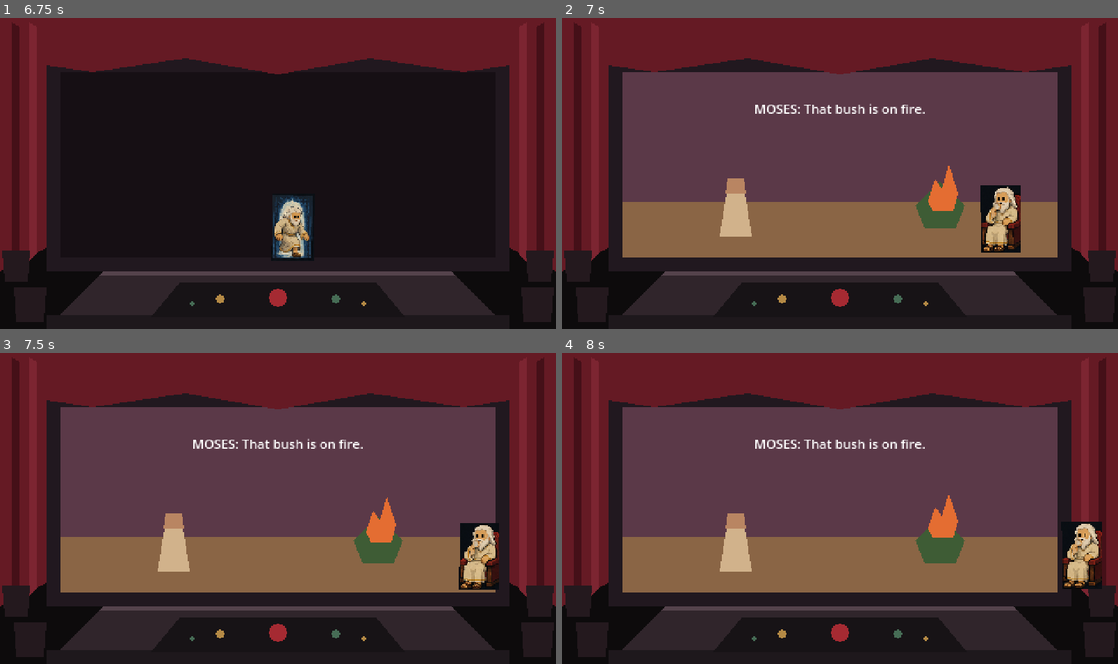
Above: before the commit, frames 1-4 (two rows, left to right).
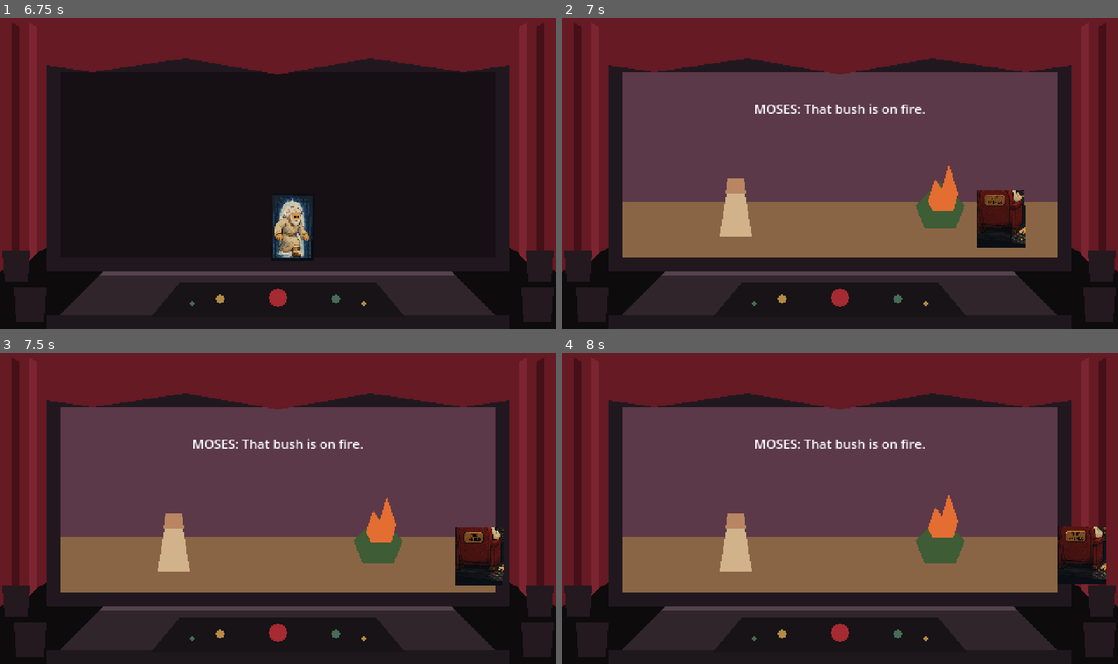
Above: after the commit, the same moments.

Repository: badmrfrosty313/the-bible-sort-of
Game: Godot game, scene res://scenes/theater/theater.tscn
Two runs of this game, one before a commit and one after it. Both use one fixed random seed, a clock stepped at 60 frames per second and the inputs below.
Inputs:
- Up to frame 1 (6.75 s): tap Enter at 0.5 s; tap Space at 5 s
- Up to frame 2 (7 s): no input
- Up to frame 3 (7.5 s): no input
- Up to frame 4 (8 s): no input

Frame 1 is identical in both runs. In frame 2, 1.7% of the frame differs, in the area x 74-84%, y 53-76%; in frame 3, 1.5%; in frame 4, 1.5%.

Commit message:
Refine Father seated and walking visual states

Diff:
--- a/scripts/father.gd
+++ b/scripts/father.gd
@@ -1,180 +1,128 @@
 extends Node2D
 class_name Father
 
-# ============================================================
-# THE BIBLE... SORT OF
-# Father Character Controller
-#
-# NOTE:
-# father.png is currently a CHARACTER CONCEPT SHEET, not a true
-# production sprite sheet. For the prototype we crop useful poses
-# directly from that sheet. Once final transparent animation frames
-# exist, this controller can swap to AnimatedSprite2D without changing
-# the Theater API.
-# ============================================================
-
-enum State {
-	IDLE,
-	WALKING,
-	STANDING,
-	SITTING,
-	WATCHING,
-	REACTING
-}
+enum State { IDLE, WALKING, STANDING, SITTING, WATCHING, REACTING }
 
 @export var walk_speed: float = 70.0
 @export var target_character_height: float = 58.0
 
-# Pixel rectangles measured from the current 1536x1024 concept sheet.
-# ENTER GAME is the closest full-body walking pose available.
+# Temporary crops from the current concept sheet. These remain scaffolding
+# until the transparent production sprite sheet is committed.
 const WALK_REGION := Rect2(1200, 694, 154, 244)
-const IDLE_REGION := Rect2(480, 62, 132, 222)
+const STAND_REGION := Rect2(480, 62, 132, 222)
+# Seated crop used only behind the console. Kept smaller/lower so the desk
+# occludes the lower portion naturally instead of Father floating on screen.
+const SIT_REGION := Rect2(580, 600, 300, 360)
 
 var state: State = State.IDLE
 var sprite: Sprite2D
-var walk_tween: Tween
-
 
 func _ready() -> void:
-	state = State.IDLE
 	sprite = get_node_or_null("Sprite2D") as Sprite2D
 	_configure_sprite()
-	_set_idle_pose()
-
+	stand()
 
 func _configure_sprite() -> void:
 	if sprite == null or sprite.texture == null:
 		push_warning("Father has no Sprite2D texture to configure.")
 		return
-
 	sprite.hframes = 1
 	sprite.vframes = 1
 	sprite.region_enabled = true
 	sprite.texture_filter = CanvasItem.TEXTURE_FILTER_NEAREST
 	sprite.centered = true
 
-
-func _set_region(region: Rect2) -> void:
+func _set_region(region: Rect2, height: float = target_character_height) -> void:
 	if sprite == null:
 		return
+	sprite.region_rect = region
+	var scale_value := height / region.size.y if region.size.y > 0.0 else 1.0
+	sprite.scale = Vector2(scale_value, scale_value)
+	sprite.rotation = 0.0
 
-	sprite.region_rect = region
-
-	var region_height := region.size.y
-	if region_height > 0.0:
-		var uniform_scale := target_character_height / region_height
-		sprite.scale = Vector2(uniform_scale, uniform_scale)
-
-
-func _set_idle_pose() -> void:
-	_set_region(IDLE_REGION)
-	if sprite != null:
+func _set_stand_pose() -> void:
+	_set_region(STAND_REGION)
+	if sprite:
 		sprite.position = Vector2(0, -target_character_height * 0.5)
-		sprite.rotation = 0.0
-
 
 func _set_walk_pose() -> void:
 	_set_region(WALK_REGION)
-	if sprite != null:
+	if sprite:
 		sprite.position = Vector2(0, -target_character_height * 0.5)
-		sprite.rotation = 0.0
 
-
-# ============================================================
-# MOVEMENT
-# ============================================================
+func _set_sit_pose() -> void:
+	# Smaller visible height because Father is physically behind the console.
+	_set_region(SIT_REGION, 50.0)
+	if sprite:
+		sprite.position = Vector2(0, -22)
+		sprite.flip_h = false
 
 func move_to(target_position: Vector2) -> void:
 	state = State.WALKING
 	_set_walk_pose()
-
 	var start_position := global_position
 	var distance := start_position.distance_to(target_position)
-
 	if distance <= 0.5:
 		global_position = target_position
 		_finish_walk()
 		return
-
-	# Face the direction of travel. The concept art faces right.
-	if sprite != null:
+	if sprite:
 		sprite.flip_h = target_position.x < start_position.x
-
 	var duration := distance / walk_speed
 	var elapsed := 0.0
-
-	# We move manually here instead of a single tween so we can add a
-	# tiny pixel-art step bounce. It makes the one available walk pose
-	# read as walking until proper multi-frame animation art lands.
 	while elapsed < duration:
 		var delta := get_process_delta_time()
 		elapsed += delta
 		var progress := clampf(elapsed / duration, 0.0, 1.0)
 		global_position = start_position.lerp(target_position, progress)
-
-		if sprite != null:
+		if sprite:
 			var step_phase := sin(elapsed * 18.0)
 			sprite.position.y = -target_character_height * 0.5 + round(step_phase * 1.5)
 			sprite.rotation = step_phase * 0.015
-
 		await get_tree().process_frame
-
 	global_position = target_position
 	_finish_walk()
 
-
 func _finish_walk() -> void:
 	state = State.STANDING
-	_set_idle_pose()
-
+	_set_stand_pose()
 
 func enter_from_left(entrance_position: Vector2, target_position: Vector2) -> void:
 	global_position = entrance_position
 	visible = true
 	await move_to(target_position)
 
-
 func enter_from_right(entrance_position: Vector2, target_position: Vector2) -> void:
 	global_position = entrance_position
 	visible = true
 	await move_to(target_position)
-
 
 func leave_to_left(exit_position: Vector2) -> void:
 	await move_to(exit_position)
 	visible = false
 	state = State.IDLE
 
-
 func leave_to_right(exit_position: Vector2) -> void:
 	await move_to(exit_position)
 	visible = false
 	state = State.IDLE
 
-
-# ============================================================
-# BASIC STATES
-# ============================================================
-
 func stand() -> void:
 	state = State.STANDING
-	_set_idle_pose()
-
+	_set_stand_pose()
 
 func sit() -> void:
 	state = State.SITTING
-	_set_idle_pose()
-
+	_set_sit_pose()
 
 func watch_stage() -> void:
 	state = State.WATCHING
-	_set_idle_pose()
-
+	_set_sit_pose()
 
 func react() -> void:
 	state = State.REACTING
-
+	_set_stand_pose()
 
 func idle() -> void:
 	state = State.IDLE
-	_set_idle_pose()
+	_set_stand_pose()
